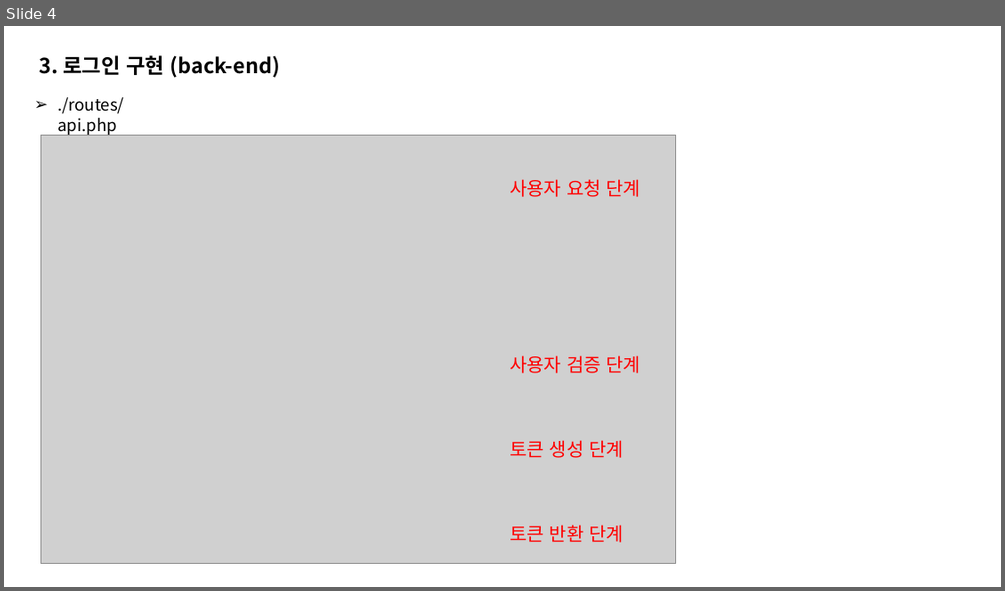
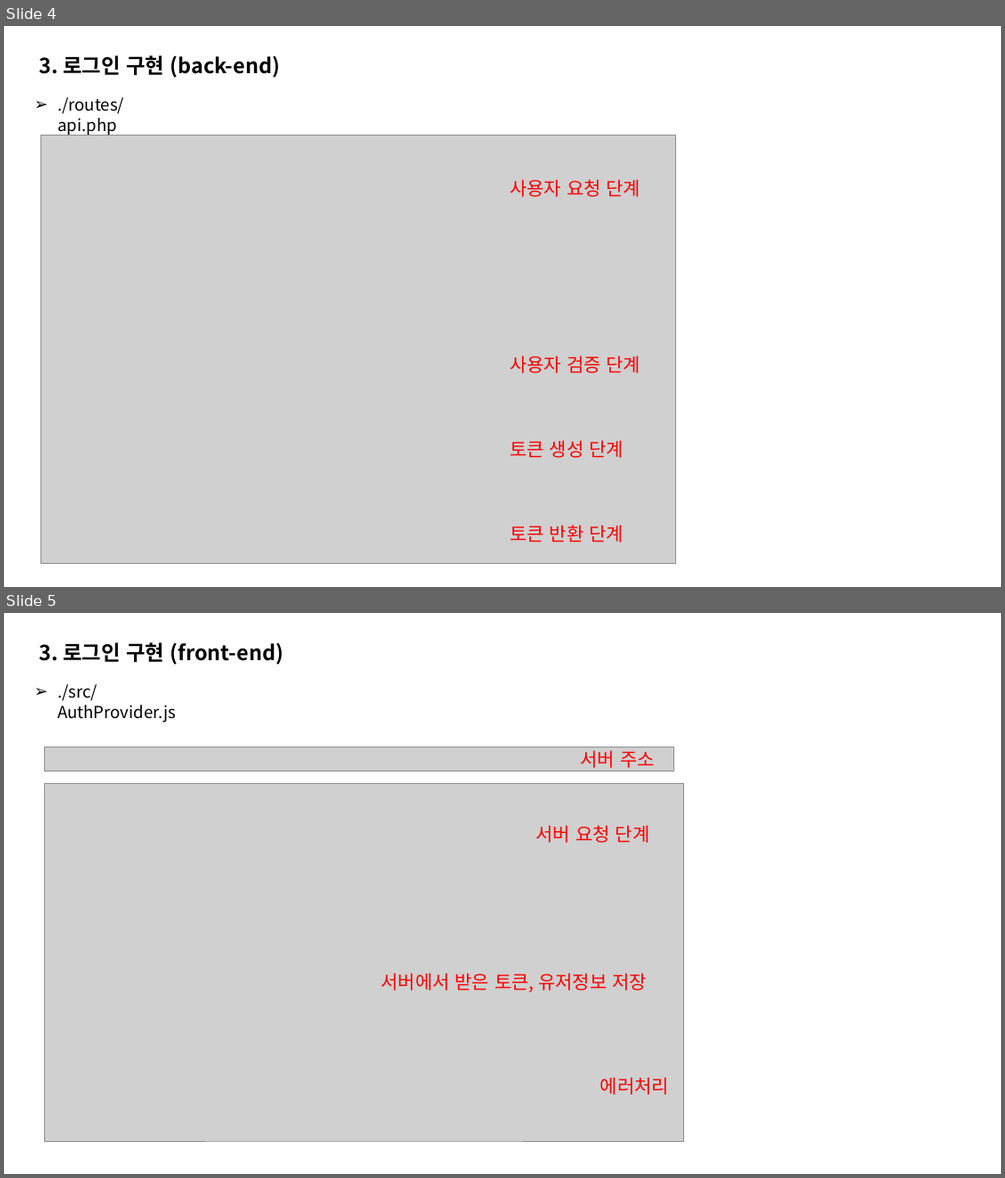
Before and after one commit to ryong890314/test-app, a slide deck: doc/모바일 인증.pptx. Shown one above the other, each under a label of ours: slide 4 before the commit, slides 4 and 5 after it. The pictures are 1005x591 and 1005x1178 pixels, drawn with LibreOffice and Linux fonts; fonts in the diff are those of the drawing; grey boxes stand for pictures. Boxes give left, top, right and bottom in pixels: in the first picture for what was removed or moved away, otherwise in the second. Text is boxed around its words. In the diff, an @@ line names an element or a change of style, - is before the commit and + after.

```diff
--- a/doc/모바일 인증.pptx
+++ b/doc/모바일 인증.pptx
@@ slide 5 added at <box>4,613,1001,1174</box>, background #FFFFFF @@
@@ text added at <box>40,642,283,665</box>, 20 pt, text #000000, bold @@
+3. 로그인 구현 (front-end)
@@ text added at <box>57,684,176,722</box>, 16 pt, text #000000 @@
+➢ ./src/AuthProvider.js
@@ picture added at <box>44,747,674,771</box> @@
@@ text added at <box>581,750,655,768</box>, 18 pt, text #FF0000 @@
+서버 주소
@@ picture added at <box>44,784,684,1141</box> @@
@@ text added at <box>536,825,650,843</box>, 18 pt, text #FF0000 @@
+서버 요청 단계
@@ text added at <box>380,973,647,992</box>, 18 pt, text #FF0000 @@
+서버에서 받은 토큰, 유저정보 저장
@@ text added at <box>600,1077,669,1094</box>, 18 pt, text #FF0000 @@
+에러처리
```
Also in this commit, not shown: 3 other files.
